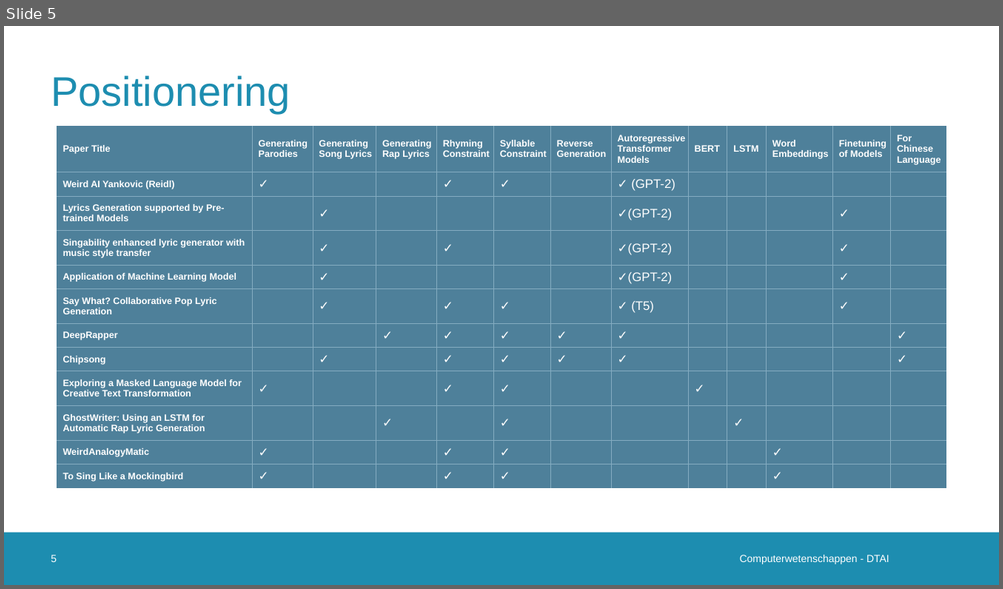
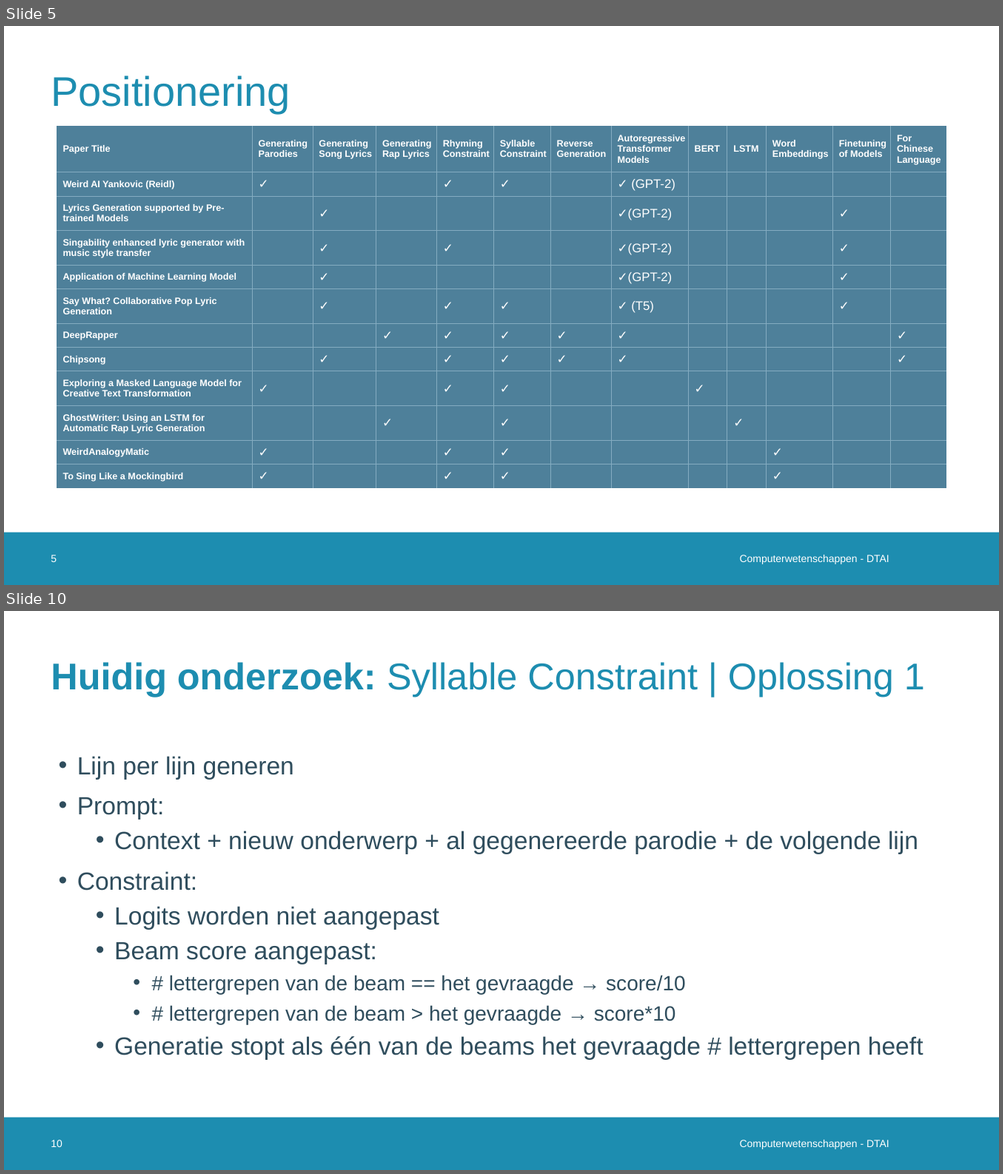
Before and after one commit to Alintermans/Thesis, a slide deck: Presentations/Second Intermediate Presentation/Presentation.pptx. Shown one above the other, each under a label of ours: slide 5 before the commit, slides 5 and 10 after it; the slides between them are not shown. The pictures are 1003x589 and 1003x1174 pixels, drawn with LibreOffice and Linux fonts; fonts in the diff are those of the drawing; background and template pictures are left out. Boxes give left, top, right and bottom in pixels: in the first picture for what was removed or moved away, otherwise in the second. Text is boxed around its words. In the diff, an @@ line names an element or a change of style, - is before the commit and + after.

```diff
--- a/Presentations/Second Intermediate Presentation/Presentation.pptx
+++ b/Presentations/Second Intermediate Presentation/Presentation.pptx
@@ slide 10 added at <box>4,611,999,1170</box>, background #FFFFFF; not listed: 1 template element that a slide beside it also shows @@
@@ title added at <box>51,662,925,697</box>, 36 pt, text #1D8DB0 @@
+Huidig onderzoek: Syllable Constraint | Oplossing 1
@@ text added at <box>77,756,923,1060</box>, 24 pt, text #2F4D5D @@
+• Lijn per lijn generen
+• Prompt:
+  • Context + nieuw onderwerp + al gegenereerde parodie + de volgende lijn
+• Constraint:
+  • Logits worden niet aangepast
+  • Beam score aangepast:
+    • # lettergrepen van de beam == het gevraagde → score/10
+    • # lettergrepen van de beam > het gevraagde → score*10
+  • Generatie stopt als één van de beams het gevraagde # lettergrepen heeft
@@ page number added at <box>51,1140,62,1147</box>, 10 pt, text #FFFFFF @@
+10
@@ text added at <box>740,1140,889,1150</box>, 10 pt, text #FFFFFF @@
+Computerwetenschappen - DTAI
```
Also in this commit, not shown: 4 slides changed, 5 other slides added, 3 other files.
